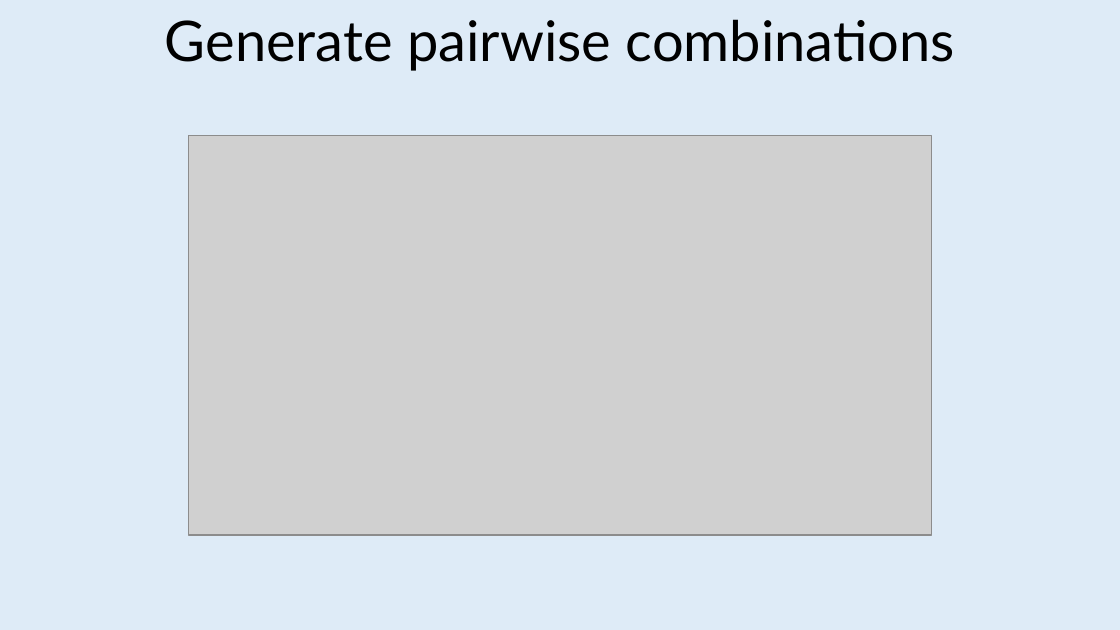
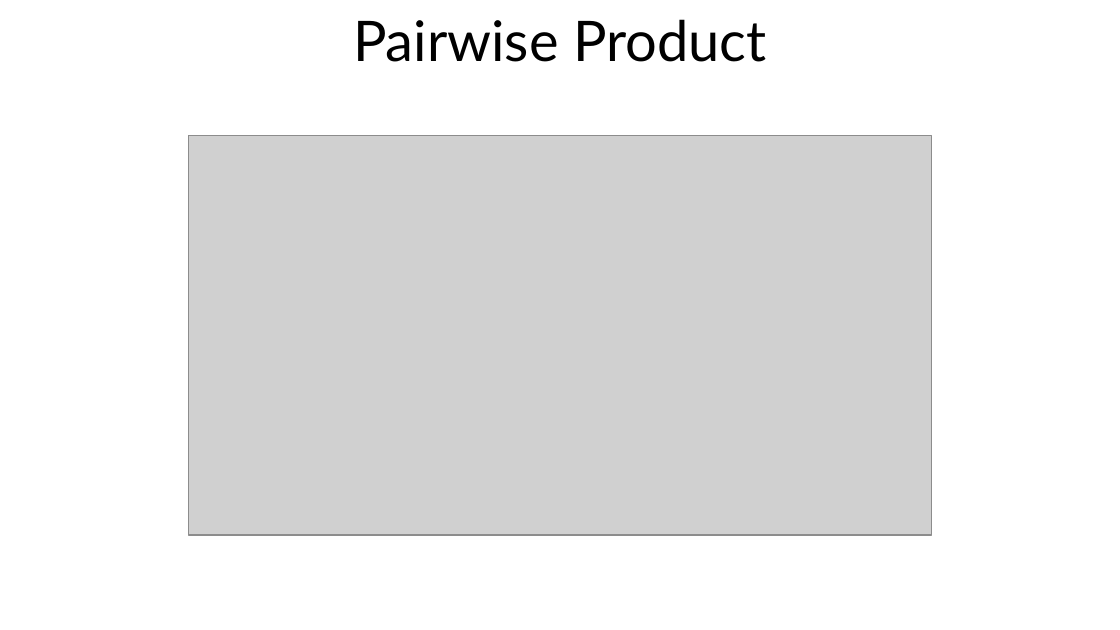
Before and after one commit to jeromerg/NCase, a slide deck: slide 22 of src/Documentation/Slides/Slides.pptx (slide 16 before the commit). Drawn at 1120x630 pixels with LibreOffice and Linux fonts; fonts in the diff are those of the drawing; grey boxes stand for pictures; background and template pictures are left out. Boxes give left, top, right and bottom in pixels: in the first picture for what was removed or moved away, otherwise in the second. Text is boxed around its words. In the diff, an @@ line names an element or a change of style, - is before the commit and + after.

```diff
--- a/src/Documentation/Slides/Slides.pptx
+++ b/src/Documentation/Slides/Slides.pptx
@@ background #DEEBF7 to picture (left out) @@
@@ text at [353,19,766,62]: text changed @@
-Generate pairwise combinations
+Pairwise Product
```
Also in this commit, not shown: 11 other slides changed, 9 slides added, 2 slides removed.
